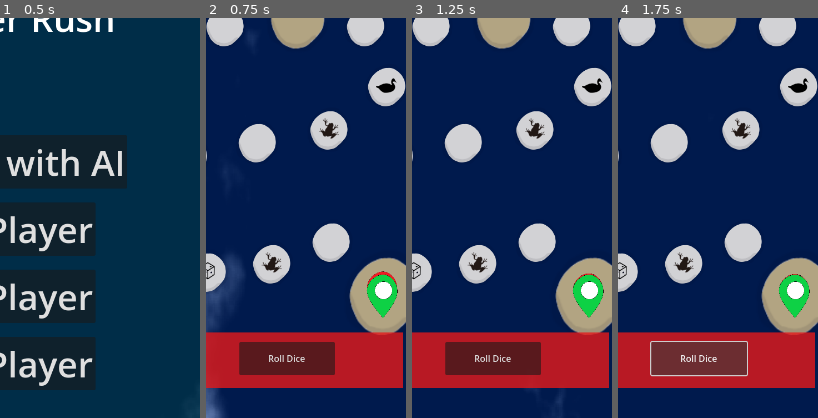
Above: before the commit, frames 1-4 (left to right).
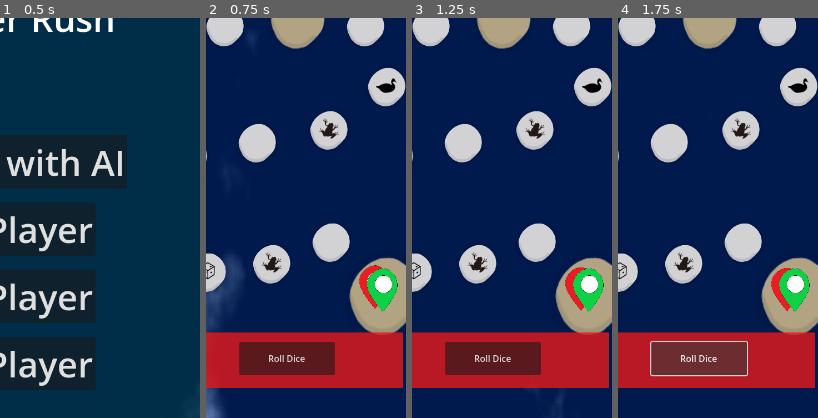
Above: after the commit, the same moments.

Repository: dcryptoniun/RiverRush-Mobile
Game: Godot game, scene res://scenes/main_menu.tscn
Same seed, same stepped clock (60 frames per second), same inputs: the game is played once before the commit and once after it. The engine's default icon, where the game draws it, is replaced by a stand-in: a white triangle on a blue panel in a dark square.
Inputs:
- Up to frame 1 (0.5 s): no input
- Up to frame 2 (0.75 s): click "Play with AI" at 0.5 s
- Up to frame 3 (1.25 s): no input
- Up to frame 4 (1.75 s): click "Roll Dice" at 1.25 s
The pictures show only the part of the screen within x 44-94%, y 50-100%; the shares and areas given below are measured in that part.

Frame 1 is identical in both runs. In frame 2, 1.2% of the frame differs, in the area x 76-96%, y 61-75%; in frame 3, 1.2%; in frame 4, 1.2%.

Commit message:
refactor(game_board): adjust path positions and curve points
The positions of the paths and the points in the curve were adjusted to improve alignment and consistency across the game board. This ensures smoother visual transitions and better gameplay experience.

Diff:
--- a/scenes/game_board.tscn
+++ b/scenes/game_board.tscn
@@ -16,7 +16,7 @@
 
 [sub_resource type="Curve2D" id="Curve2D_cwqdw"]
 _data = {
-"points": PackedVector2Array(0, 0, 0, 0, 632, 1221, 0, 0, 0, 0, 543, 1122, 0, 0, 0, 0, 440, 1162, 0, 0, 0, 0, 319, 1176, 0, 0, 0, 0, 182, 1180, 0, 0, 0, 0, 98, 1078, 0, 0, 0, 0, 166, 980, 0, 0, 0, 0, 281, 968, 0, 0, 0, 0, 406, 944, 0, 0, 0, 0, 537, 923, 0, 0, 0, 0, 638, 843, 0, 0, 0, 0, 602, …(311 unchanged characters)…
+"points": PackedVector2Array(0, 0, 0, 0, 639, 1210, 0, 0, 0, 0, 543, 1122, 0, 0, 0, 0, 431, 1163, 0, 0, 0, 0, 315, 1176, 0, 0, 0, 0, 172, 1181, 0, 0, 0, 0, 88, 1073, 0, 0, 0, 0, 159, 978, 0, 0, 0, 0, 276, 970, 0, 0, 0, 0, 402, 943, 0, 0, 0, 0, 529, 925, 0, 0, 0, 0, 638, 843, 0, 0, 0, 0, 602, …(311 unchanged characters)…
 }
 point_count = 26
 
@@ -306,10 +306,11 @@
 scale = Vector2(0.4, 0.4)
 
 [node name="RedPath2D" type="Path2D" parent="."]
+position = Vector2(-21, 0)
 curve = SubResource("Curve2D_cwqdw")
 
 [node name="PathFollow2D" type="PathFollow2D" parent="RedPath2D"]
-position = Vector2(632, 1221)
+position = Vector2(639, 1210)
 rotates = false
 
 [node name="Sprite2D" type="Sprite2D" parent="RedPath2D/PathFollow2D"]
@@ -317,10 +318,11 @@
 texture = ExtResource("10_sax53")
 
 [node name="GreenPath2D" type="Path2D" parent="."]
+position = Vector2(-7, 0)
 curve = SubResource("Curve2D_cwqdw")
 
 [node name="PathFollow2D" type="PathFollow2D" parent="GreenPath2D"]
-position = Vector2(632, 1221)
+position = Vector2(639, 1210)
 rotates = false
 
 [node name="Sprite2D" type="Sprite2D" parent="GreenPath2D/PathFollow2D"]
@@ -328,10 +330,11 @@
 texture = ExtResource("11_axant")
 
 [node name="BluePath2D" type="Path2D" parent="."]
+position = Vector2(7, 0)
 curve = SubResource("Curve2D_cwqdw")
 
 [node name="PathFollow2D" type="PathFollow2D" parent="BluePath2D"]
-position = Vector2(632, 1221)
+position = Vector2(639, 1210)
 rotates = false
 
 [node name="Sprite2D" type="Sprite2D" parent="BluePath2D/PathFollow2D"]
@@ -339,10 +342,11 @@
 texture = ExtResource("12_cac7a")
 
 [node name="YellowPath2D" type="Path2D" parent="."]
+position = Vector2(25, 0)
 curve = SubResource("Curve2D_cwqdw")
 
 [node name="PathFollow2D" type="PathFollow2D" parent="YellowPath2D"]
-position = Vector2(632, 1221)
+position = Vector2(639, 1210)
 rotates = false
 
 [node name="Sprite2D" type="Sprite2D" parent="YellowPath2D/PathFollow2D"]
